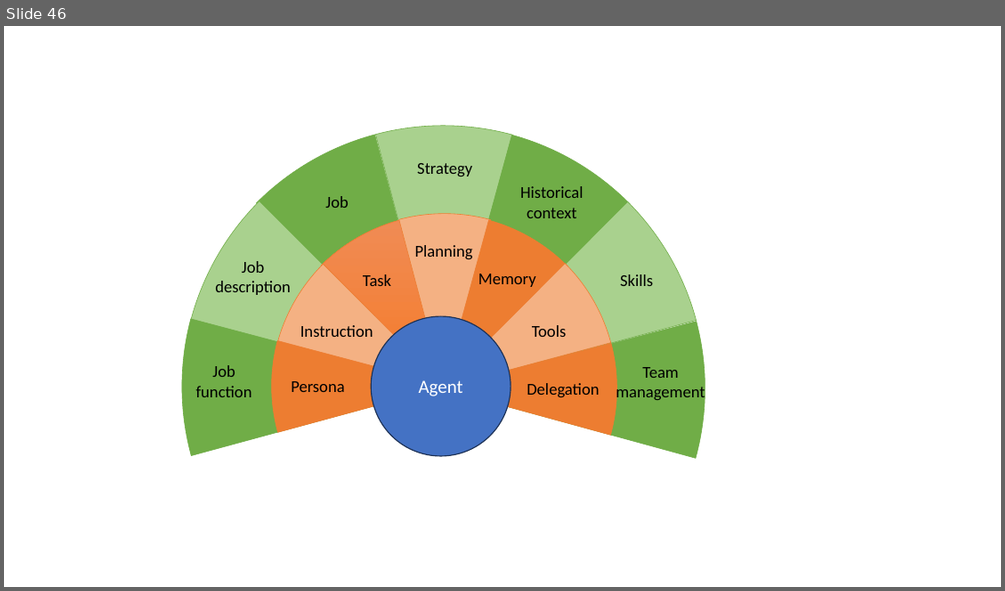
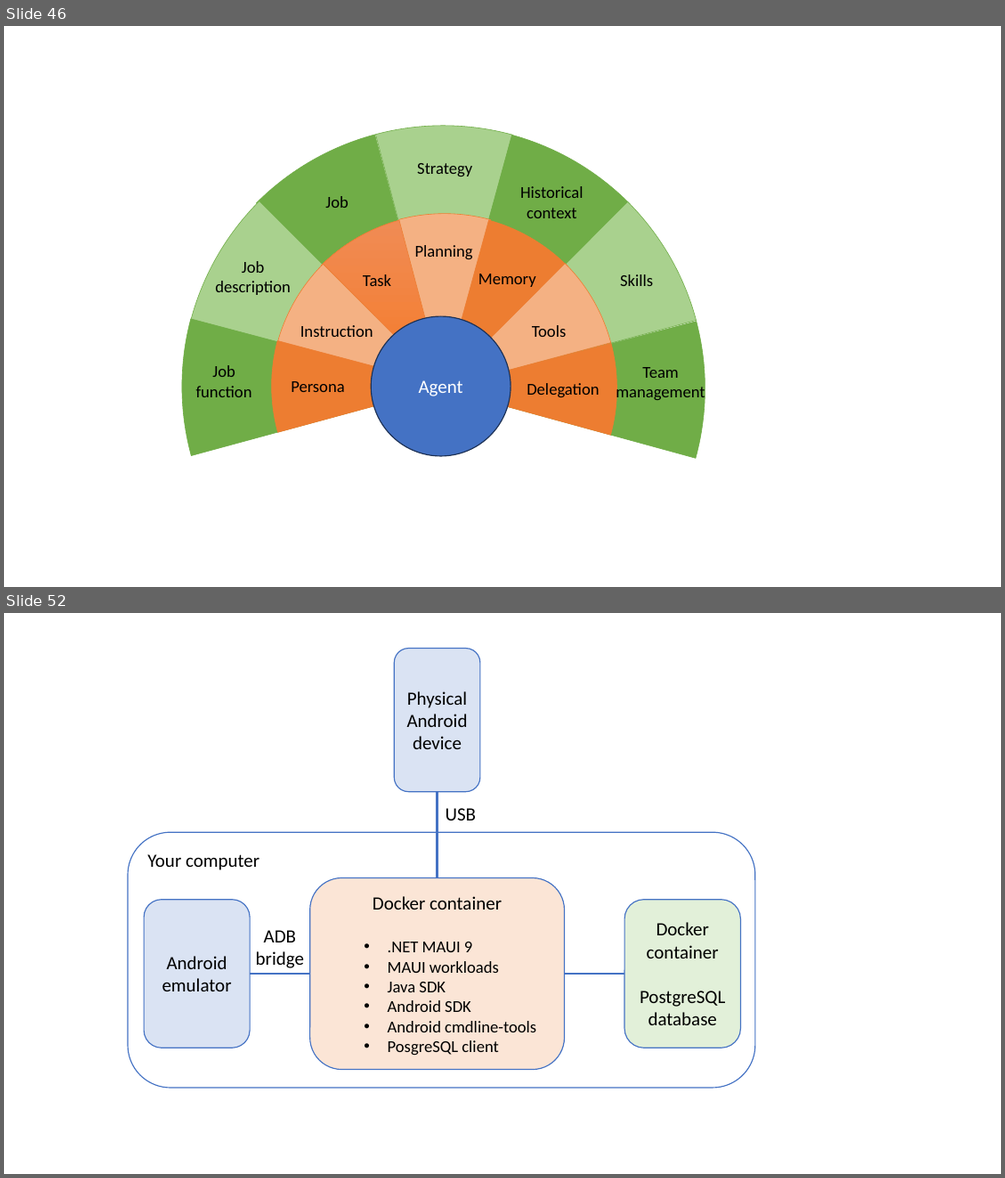
Before and after one commit to edinburgh-napier/SET09102, a slide deck: images/graphics.pptx. Shown one above the other, each under a label of ours: slide 46 before the commit, slides 46 and 52 after it; the slides between them are not shown. The pictures are 1005x591 and 1005x1178 pixels, drawn with LibreOffice and Linux fonts; fonts in the diff are those of the drawing. Boxes give left, top, right and bottom in pixels: in the first picture for what was removed or moved away, otherwise in the second. Text is boxed around its words. In the diff, an @@ line names an element or a change of style, - is before the commit and + after.

```diff
--- a/images/graphics.pptx
+++ b/images/graphics.pptx
@@ slide 52 added at (4,613,1001,1174), background #FFFFFF @@
@@ rounded rectangle added at (395,648,480,792), fill #DAE3F3, outline #4472C4 1 pt, 18 pt, text #000000 @@
+Physical Android device
@@ line added from (437, 877) to (437, 792), #4472C4 2.25 pt @@
@@ text added at (445,808,477,820), 18 pt, text #000000 @@
+USB
@@ rounded rectangle added at (128,832,755,1087), fill #FFFFFF, outline #4472C4 1 pt, 18 pt, text #000000 @@
+Your computer
@@ rounded rectangle added at (310,877,564,1070), fill #FBE5D6, outline #4472C4 1 pt, 16 pt, text #000000 @@
+Docker container
+  • .NET MAUI 9
+  • MAUI workloads
+  • Java SDK
+  • Android SDK
+  • Android cmdline-tools
+  • PosgreSQL client
@@ rounded rectangle added at (144,900,250,1047), fill #DAE3F3, outline #4472C4 1 pt, 18 pt, text #000000 @@
+Android emulator
@@ rounded rectangle added at (624,900,741,1047), fill #E2F0D9, outline #4472C4 1 pt, 18 pt, text #000000 @@
+Docker container
+PostgreSQL database
@@ text added at (256,930,304,968), 18 pt, text #000000 @@
+ADB bridge
@@ line added from (250, 973) to (310, 973), #4472C4 2.25 pt @@
@@ line added from (564, 973) to (624, 973), #4472C4 2.25 pt @@
```
Also in this commit, not shown: 1 other slide added, 24 other files.
